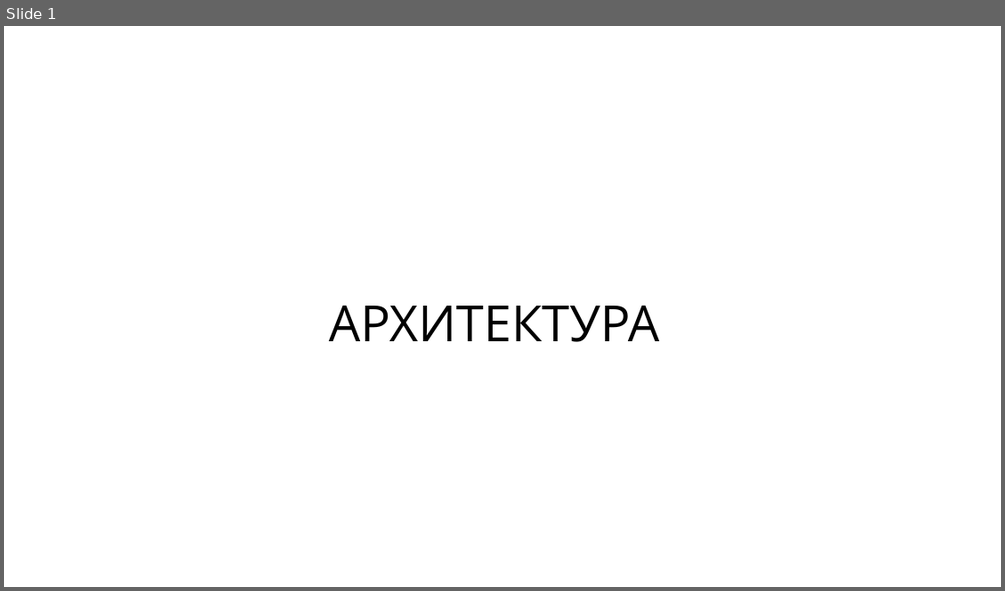
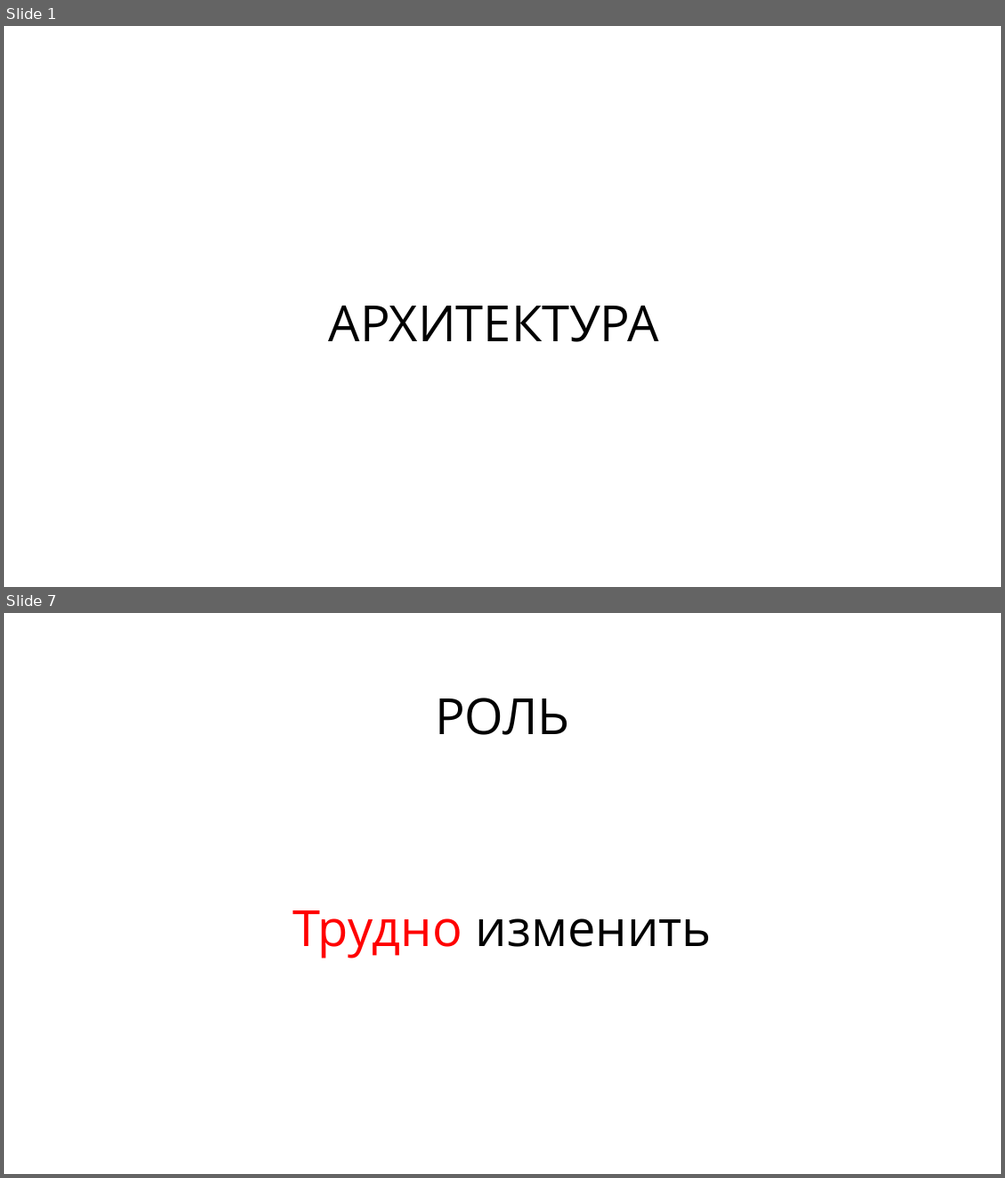
Before and after one commit to rkhaimov/brain-gym, a slide deck: Презентация.pptx. Shown one above the other, each under a label of ours: slide 1 before the commit, slides 1 and 7 after it; the slides between them are not shown. The pictures are 1005x591 and 1005x1178 pixels, drawn with LibreOffice and Linux fonts; fonts in the diff are those of the drawing. Boxes give left, top, right and bottom in pixels: in the first picture for what was removed or moved away, otherwise in the second. Text is boxed around its words. In the diff, an @@ line names an element or a change of style, - is before the commit and + after.

```diff
--- a/Презентация.pptx
+++ b/Презентация.pptx
@@ slide 7 added at (x1=4, y1=613, x2=1001, y2=1174), background #FFFFFF @@
@@ text added at (x1=435, y1=698, x2=570, y2=735), 48 pt, text #000000 @@
+РОЛЬ
@@ text added at (x1=293, y1=910, x2=712, y2=958), 48 pt, text #000000 @@
+Трудно изменить
```
Also in this commit, not shown: 22 other slides added, 2 slides removed.
